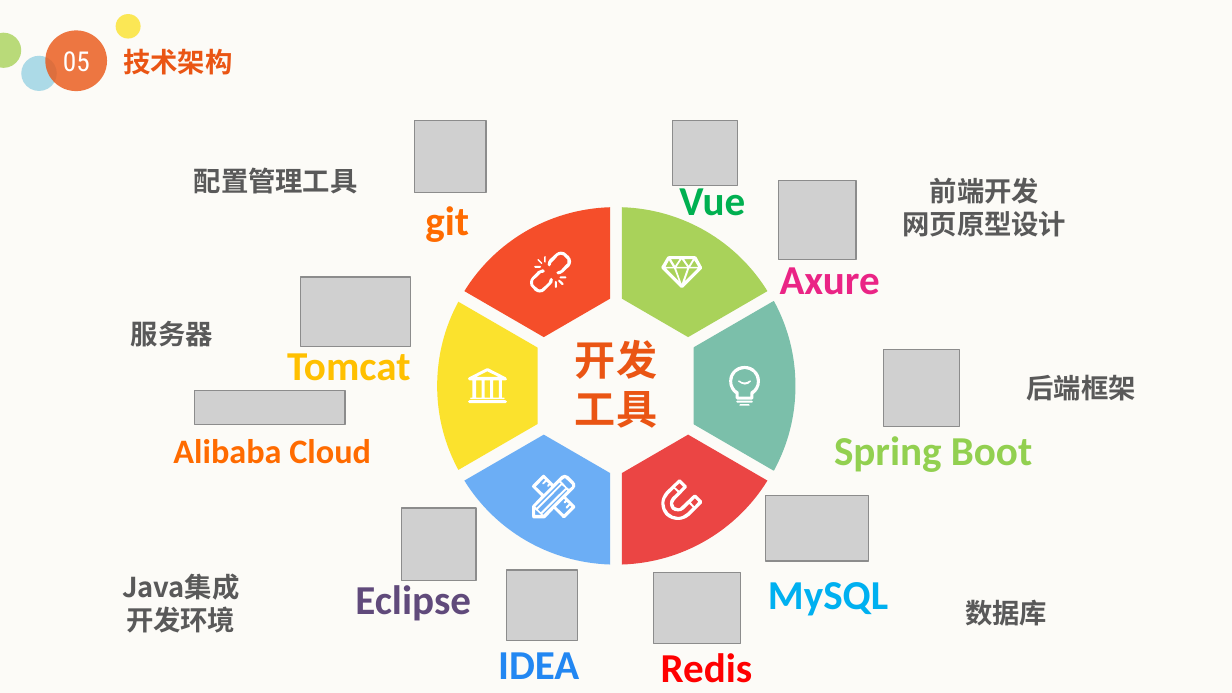
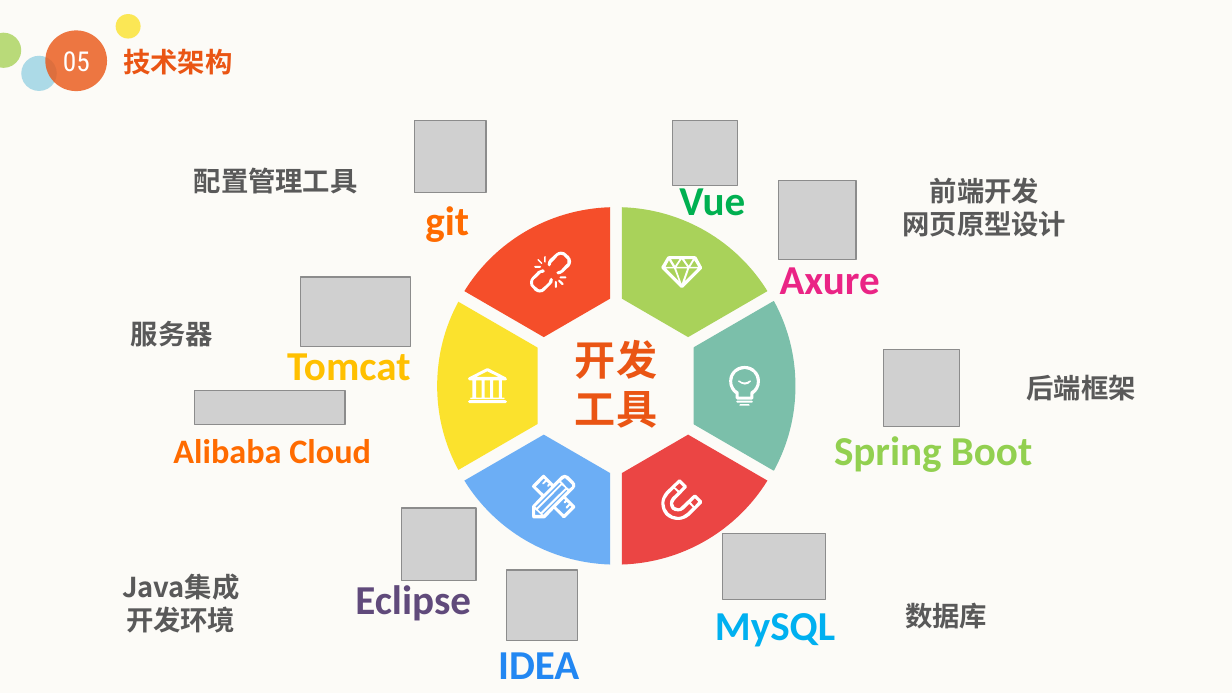
Before and after one commit to Yoker531/SE-G08, a slide deck: slide 22 of G08 10.17.pptx. Drawn at 1232x693 pixels with LibreOffice and Linux fonts; fonts in the diff are those of the drawing; grey boxes stand for pictures. Boxes give left, top, right and bottom in pixels: in the first picture for what was removed or moved away, otherwise in the second. Text is boxed around its words. In the diff, an @@ line names an element or a change of style, - is before the commit and + after.

```diff
--- a/G08 10.17.pptx
+++ b/G08 10.17.pptx
@@ picture: place and size @@
-picture at <box>766,495,869,561</box>
+picture at <box>722,533,824,599</box>
@@ picture removed at <box>653,572,740,643</box> @@
@@ text "MySQL": place and size @@
-text "MySQL" at <box>768,582,888,616</box>
+text "MySQL" at <box>715,613,835,647</box>
@@ text "数据库": place and size @@
-text "数据库" at <box>965,600,1047,626</box>
+text "数据库" at <box>905,603,987,629</box>
@@ text removed at <box>661,653,753,683</box> @@
-Redis
```
Also in this commit, not shown: 1 other slide changed.
